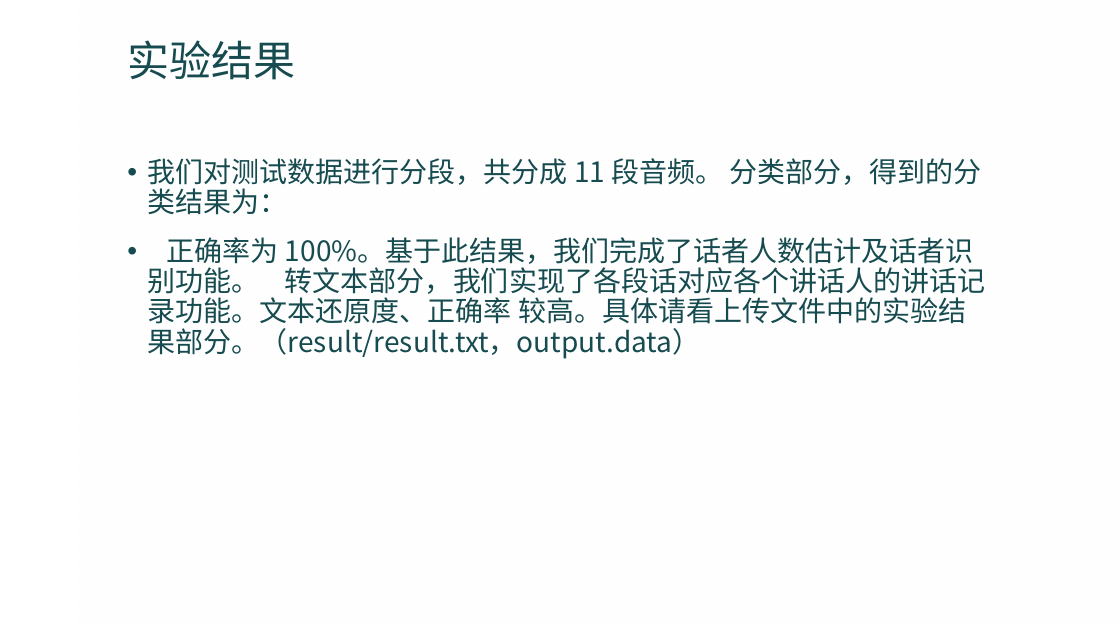
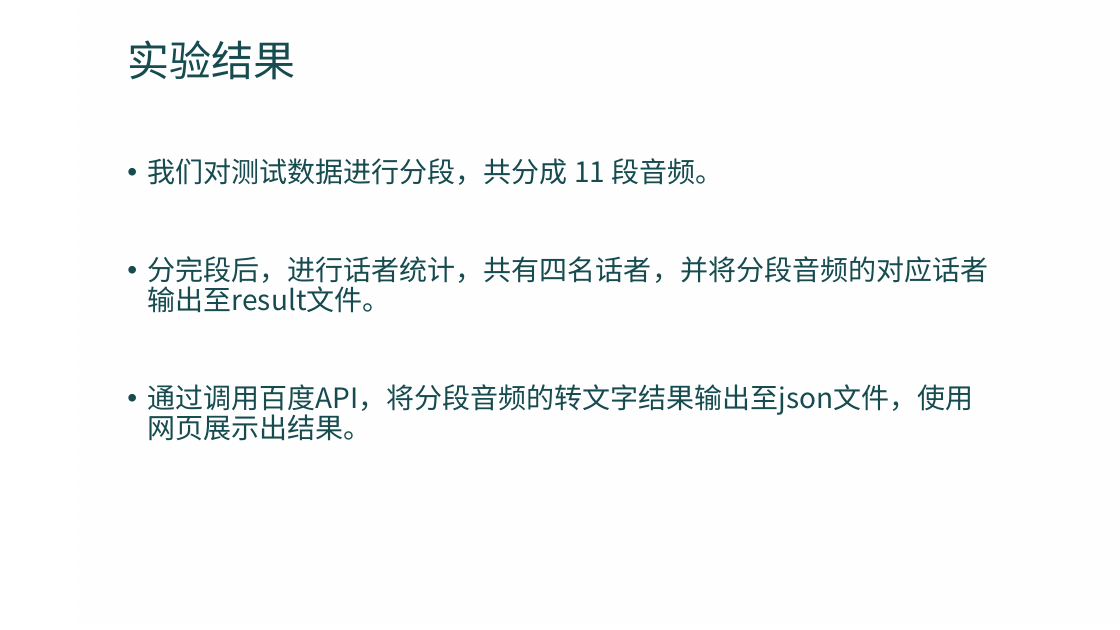
Before and after one commit to mxer/AudioSegmentation-1, a slide deck: slide 6 of 音频小组作业展示.pptx. Drawn at 1120x630 pixels with LibreOffice and Linux fonts; fonts in the diff are those of the drawing; background and template pictures are left out. Boxes give left, top, right and bottom in pixels: in the first picture for what was removed or moved away, otherwise in the second. Text is boxed around its words. In the diff, an @@ line names an element or a change of style, - is before the commit and + after.

```diff
--- a/音频小组作业展示.pptx
+++ b/音频小组作业展示.pptx
@@ text at (148, 158, 988, 441): text changed @@
-• 我们对测试数据进行分段，共分成 11 段音频。 分类部分，得到的分类结果为：
-• 正确率为 100%。基于此结果，我们完成了话者人数估计及话者识别功能。 转文本部分，我们实现了各段话对应各个讲话人的讲话记录功能。文本还原度、正确率 较高。具体请看上传文件中的实验结果部分。（result/result.txt，output.data）
+• 我们对测试数据进行分段，共分成 11 段音频。
+• 分完段后，进行话者统计，共有四名话者，并将分段音频的对应话者输出至result文件。
+• 通过调用百度API，将分段音频的转文字结果输出至json文件，使用网页展示出结果。
```
Also in this commit, not shown: 3 other slides changed, 1 slide added.
